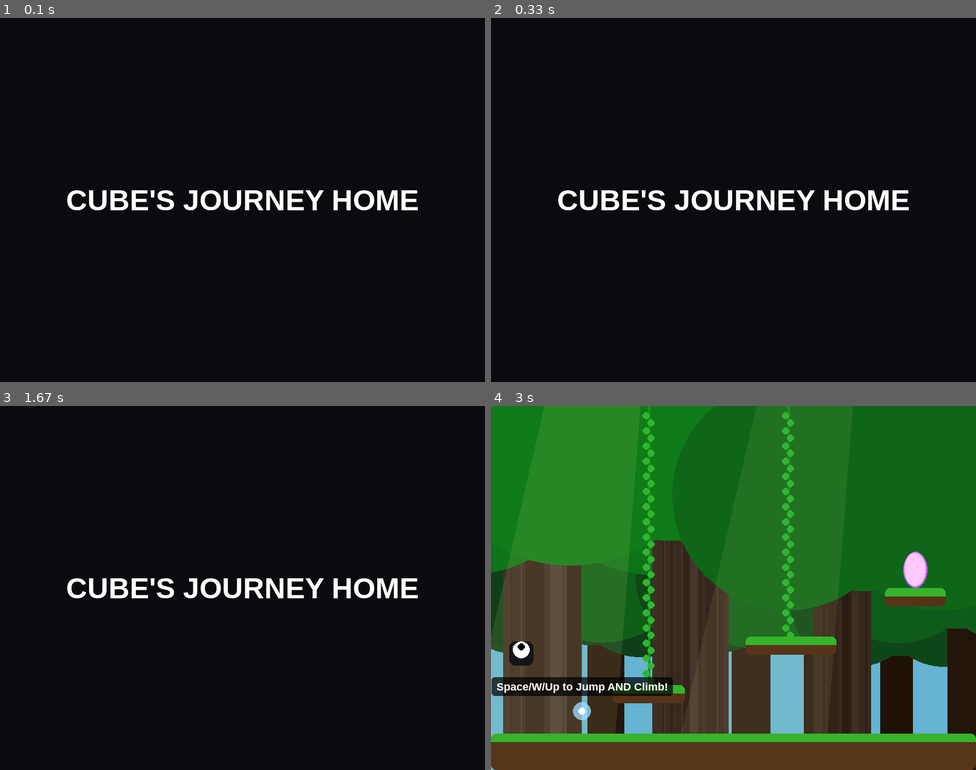
Above: before the commit, frames 1-4 (two rows, left to right).
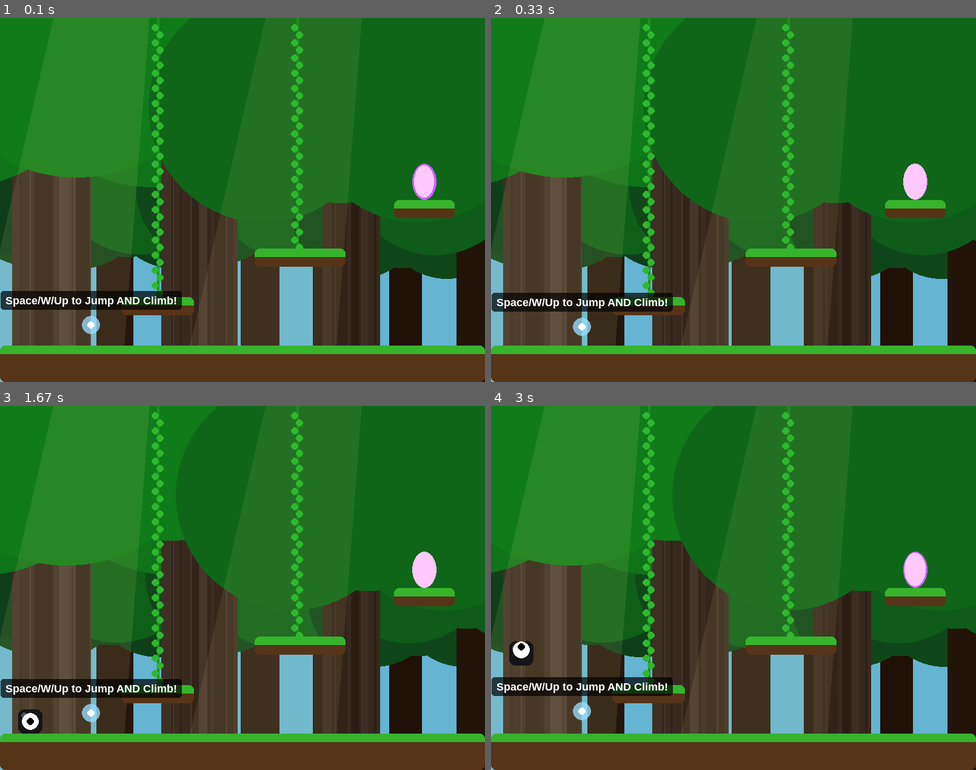
Above: after the commit, the same moments.

Repository: ClassicIdiot12/PYGAME-Vibe-Code
Game: pygame game, started from VIBE Coding.py
Same seed, same stepped clock (60 frames per second), same inputs: the game is played once before the commit and once after it.
Inputs (mouse positions are in pixels of both pictures, inside the frame that each line leads up to):
- Up to frame 1 (0.1 s): no input
- Up to frame 2 (0.33 s): no input
- Up to frame 3 (1.67 s): no input
- Up to frame 4 (3 s): hold R 1.9-2.37 s; hold Up 1.9-2.37 s; click (733, 591) at 2.45 s, where only the run before the commit has a clickable "PLAY"; hold Up from 2.73 s (still down); move the mouse to (801, 617) at 2.77 s

The runs differ from the first frame. In frame 1, 97% of the frame differs, in the area x 0-100%, y 0-100%; in frame 2, 97%; in frame 3, 97%; in frame 4, nothing differs.

Commit message:
Update VIBE Coding.py
Phase 14 Redo

Diff:
--- a/VIBE Coding.py
+++ b/VIBE Coding.py
@@ -15,39 +15,11 @@
 
 vec = pygame.math.Vector2
 font = pygame.font.SysFont('Arial', 18, bold=True)
-title_font = pygame.font.SysFont('Arial', 48, bold=True)
-btn_font = pygame.font.SysFont('Arial', 24, bold=True)
+title_font = pygame.font.SysFont('Arial', 48, bold=True) # New font for the victory screen
 
 env_colors = {
     "sky": (100, 180, 210), "dirt": (86, 52, 24), "grass": (54, 180, 44)
 }
-
-# --- UI Classes ---
-class Button:
-    def __init__(self, x, y, w, h, text):
-        self.rect = pygame.Rect(x, y, w, h)
-        self.text = text
-        self.color = (60, 60, 70)
-        self.hover_color = (100, 150, 255) # Glows blue when hovered
-
-    def draw(self, surface):
-        mouse_pos = pygame.mouse.get_pos()
-        is_hovered = self.rect.collidepoint(mouse_pos)
-        current_color = self.hover_color if is_hovered else self.color
-
-        pygame.draw.rect(surface, current_color, self.rect, border_radius=8)
-        # Inner dark bezel
-        pygame.draw.rect(surface, (30, 30, 35), self.rect.inflate(-6, -6), border_radius=6)
-
-        text_surf = btn_font.render(self.text, True, current_color if is_hovered else (200, 200, 200))
-        text_rect = text_surf.get_rect(center=self.rect.center)
-        surface.blit(text_surf, text_rect)
-
-    def is_clicked(self, event):
-        if event.type == pygame.MOUSEBUTTONDOWN and event.button == 1:
-            if self.rect.collidepoint(event.pos):
-                return True
-        return False
 
 # --- Visual Effects Classes ---
 class Particle:
@@ -408,7 +380,6 @@
 
         if self.is_climbing: self.acc.y = 0
 
-        # X-AXIS
         if keys[pygame.K_LEFT] or keys[pygame.K_a]: self.acc.x, input_dir.x = -self.ACCEL, -1
         if keys[pygame.K_RIGHT] or keys[pygame.K_d]: self.acc.x, input_dir.x = self.ACCEL, 1
 
@@ -425,7 +396,6 @@
         if self.pos.x < self.width / 2: self.pos.x, self.vel.x = self.width / 2, self.vel.x * -0.5
         elif self.pos.x > WIDTH - self.width / 2: self.pos.x, self.vel.x = WIDTH - self.width / 2, self.vel.x * -0.5
 
-        # Y-AXIS
         if keys[pygame.K_UP] or keys[pygame.K_w]: input_dir.y = -1
         if keys[pygame.K_DOWN] or keys[pygame.K_s]: input_dir.y = 1
 
@@ -441,7 +411,7 @@
         for hit in pygame.sprite.spritecollide(self, trampolines, False):
             if self.vel.y > 0 and self.rect.bottom <= hit.rect.centery + 15:
                 self.rect.bottom = hit.rect.top
-                self.vel.y = self.JUMP_POWER * 1.6
+                self.vel.y = self.JUMP_POWER * 2.0
                 self.is_climbing = False
             self.pos.y = self.rect.bottom
 
@@ -491,6 +461,7 @@
 player = Player()
 platforms, vines, hazards, trampolines, cannons, projectiles, npcs, portals, scenery = [pygame.sprite.Group() for _ in range(9)]
 boss_entity = None
+game_state = 'playing'
 
 def load_level(level_num):
     global boss_entity
@@ -549,12 +520,47 @@
         boss_entity = SpiderBoss(WIDTH//2, 20)
         player.spawn_point = vec(WIDTH//2, HEIGHT - 100)
 
+    elif level_num == 7:
+        env_colors.update({"sky": (150, 200, 250), "dirt": (200, 200, 220), "grass": (220, 220, 250)})
+        platforms.add(Platform(0, HEIGHT - 60, 100, 60), Platform(WIDTH - 100, HEIGHT - 60, 100, 60))
+        platforms.add(Platform(200, 450, 60, 30), Platform(400, 350, 60, 30), Platform(600, 250, 60, 30))
+        trampolines.add(Trampoline(300, HEIGHT - 60, 60, 30), Trampoline(500, HEIGHT - 60, 60, 30))
+        cannons.add(Cannon(WIDTH - 40, 330, -1, 0), Cannon(WIDTH - 40, 230, -1, 1000))
+        npcs.add(NPC(50, HEIGHT - 110, "You survived! Now ascend the sky ruins!"))
+        portals.add(Portal(WIDTH - 50, HEIGHT - 60))
+        player.spawn_point = vec(50, HEIGHT - 100)
+
+    elif level_num == 8:
+        env_colors.update({"sky": (40, 80, 40), "dirt": (60, 40, 20), "grass": (20, 80, 20)})
+        platforms.add(Platform(0, HEIGHT - 60, 150, 60), Platform(WIDTH - 150, 100, 150, 30))
+        hazards.add(Hazard(150, HEIGHT - 30, WIDTH - 150, 30))
+        vines.add(Vine(200, 150, 400), Vine(350, 50, 350), Vine(500, 200, 350))
+        cannons.add(Cannon(0, 250, 1, 0), Cannon(0, 400, 1, 1000))
+        npcs.add(NPC(100, HEIGHT - 110, "Don't look down. Keep moving!"))
+        portals.add(Portal(WIDTH - 75, 100))
+        player.spawn_point = vec(50, HEIGHT - 100)
+
+    elif level_num == 9:
+        env_colors.update({"sky": (255, 100, 50), "dirt": (50, 20, 20), "grass": (100, 30, 30)})
+        platforms.add(Platform(0, HEIGHT - 60, 100, 60), Platform(WIDTH - 100, 80, 100, 30))
+        platforms.add(Platform(200, 480, 50, 30), Platform(350, 380, 50, 30), Platform(500, 280, 50, 30), Platform(650, 180, 50, 30))
+        trampolines.add(Trampoline(250, HEIGHT - 40, 40, 30), Trampoline(550, HEIGHT - 40, 40, 30))
+        vines.add(Vine(420, 180, 200))
+        hazards.add(Hazard(100, HEIGHT - 30, WIDTH - 100, 30))
+        cannons.add(Cannon(WIDTH - 40, 460, -1, 0), Cannon(0, 360, 1, 500), Cannon(WIDTH - 40, 260, -1, 1000), Cannon(0, 160, 1, 1500))
+        npcs.add(NPC(50, HEIGHT - 110, "The final stretch! You can do this!"))
+        portals.add(Portal(WIDTH - 50, 80))
+        player.spawn_point = vec(50, HEIGHT - 100)
+
     player.pos = vec(player.spawn_point)
 
-# Background Elements Initialization
+current_level = 1
+load_level(current_level)
+
 light_surface = pygame.Surface((WIDTH, HEIGHT), pygame.SRCALPHA)
 pygame.draw.polygon(light_surface, (255, 240, 150, 25), [(100, -50), (250, -50), (200, HEIGHT), (-50, HEIGHT)])
 pygame.draw.polygon(light_surface, (255, 240, 150, 20), [(450, -50), (600, -50), (550, HEIGHT), (300, HEIGHT)])
+
 clouds = [Cloud() for _ in range(3)]
 bg_trees = [Tree(x, HEIGHT - 40, is_bg=True) for x in range(-50, WIDTH + 100, 120)]
 fg_trees = [Tree(x, HEIGHT - 40, is_bg=False) for x in range(80, WIDTH, 250)]
@@ -562,127 +568,25 @@
 stalactites = [Stalactite() for _ in range(10)]
 rock_tumblers = [RockTumbler() for _ in range(15)]
 
-# --- Game State Variables ---
-GAME_STATE = "SPLASH" # SPLASH, MENU, PLAYING
-current_level = 1
-splash_start_time = pygame.time.get_ticks()
-
-# Main Menu Variables
-btn_play = Button(WIDTH//2 - 100, HEIGHT//2 - 20, 200, 50, "PLAY")
-btn_levels = Button(WIDTH//2 - 100, HEIGHT//2 + 50, 200, 50, "LEVEL SELECT")
-btn_settings = Button(WIDTH//2 - 100, HEIGHT//2 + 120, 200, 50, "SETTINGS")
-menu_fade_alpha = 255
-menu_bg_timer = 0
-menu_scene_index = 0
-menu_scenes = [
-    {"sky": (100, 180, 210), "dirt": (86, 52, 24), "grass": (54, 180, 44)},   # Jungle
-    {"sky": (20, 20, 40), "dirt": (40, 30, 30), "grass": (20, 50, 40)},       # Cave Entrance
-    {"sky": (10, 10, 15), "dirt": (70, 70, 75), "grass": (50, 60, 50)}        # Deep Cave
-]
-
 # --- Main Game Loop ---
 running = True
 while running:
-    current_time = pygame.time.get_ticks()
-
-    # 1. EVENT HANDLING
     for event in pygame.event.get():
         if event.type == pygame.QUIT: running = False
-
-        if GAME_STATE == "PLAYING":
-            if event.type == pygame.KEYDOWN:
+        if event.type == pygame.KEYDOWN:
+            if game_state == 'playing':
                 if event.key in (pygame.K_SPACE, pygame.K_UP, pygame.K_w): player.jump(platforms, vines)
-
-        elif GAME_STATE == "MENU":
-            if btn_play.is_clicked(event):
-                GAME_STATE = "PLAYING"
-                load_level(1)
-            # Level Select and Settings buttons act as placeholders for now!
-
-    # 2. STATE LOGIC & DRAWING
-    if GAME_STATE == "SPLASH":
-        screen.fill((10, 10, 15)) # Dark background
-        title_surf = title_font.render("CUBE'S JOURNEY HOME", True, (255, 255, 255))
-        title_rect = title_surf.get_rect(center=(WIDTH//2, HEIGHT//2))
-        screen.blit(title_surf, title_rect)
-
-        # After 2 seconds, switch to menu!
-        if current_time - splash_start_time > 2000:
-            GAME_STATE = "MENU"
-            menu_bg_timer = current_time
-
-    elif GAME_STATE == "MENU":
-        # Cycle background environments every 2 seconds
-        if current_time - menu_bg_timer > 2000:
-            menu_bg_timer = current_time
-            menu_scene_index = (menu_scene_index + 1) % len(menu_scenes)
-            env_colors.update(menu_scenes[menu_scene_index])
-
-        # Draw Menu Background
-        screen.fill(env_colors["sky"])
-
-        # Draw dynamic background based on the scene index
-        if menu_scene_index == 0: # Jungle
-            for cloud in clouds: cloud.update(); cloud.draw(screen)
-            for tree in bg_trees: tree.draw(screen)
-            for tree in fg_trees: tree.draw(screen)
-            screen.blit(light_surface, (0, 0))
-        elif menu_scene_index == 1: # Cave Entrance
-            # Simplified static entrance
-            pygame.draw.rect(screen, (10, 10, 15), (WIDTH//4, 0, WIDTH//2, HEIGHT))
-        else: # Deep Cave
-            for bat in bats: bat.update(); bat.draw(screen)
-            for stalactite in stalactites: stalactite.update(); stalactite.draw(screen)
-            dim_light = pygame.Surface((WIDTH, HEIGHT), pygame.SRCALPHA)
-            dim_light.fill((50, 30, 10, 50))
-            screen.blit(dim_light, (0,0))
-
-        # Draw a simple floor
-        pygame.draw.rect(screen, env_colors["dirt"], (0, HEIGHT - 40, WIDTH, 40))
-        pygame.draw.rect(screen, env_colors["grass"], (0, HEIGHT - 40, WIDTH, 10))
-
-        # Draw interactive Cube at the bottom center
-        player.rect.center = (WIDTH // 2, HEIGHT - 60)
-
-        # Cube Eye tracks the mouse!
-        mouse_x, mouse_y = pygame.mouse.get_pos()
-        dx, dy = mouse_x - player.rect.centerx, mouse_y - player.rect.centery
-        dist = math.hypot(dx, dy)
-        if dist > 0:
-            player.look_dir = vec(dx/dist, dy/dist)
-
-        player.draw(screen)
-
-        # Draw UI
-        # Translucent overlay to make text readable
-        overlay = pygame.Surface((WIDTH, HEIGHT), pygame.SRCALPHA)
-        overlay.fill((0, 0, 0, 100))
-        screen.blit(overlay, (0, 0))
-
-        # Title
-        title_surf = title_font.render("CUBE'S JOURNEY HOME", True, (255, 255, 255))
-        title_rect = title_surf.get_rect(center=(WIDTH//2, HEIGHT//4))
-        screen.blit(title_surf, title_rect)
-
-        # Buttons
-        btn_play.draw(screen)
-        btn_levels.draw(screen)
-        btn_settings.draw(screen)
-
-        # Smooth Fade-In Effect when entering menu
-        if menu_fade_alpha > 0:
-            fade_surf = pygame.Surface((WIDTH, HEIGHT))
-            fade_surf.fill((10, 10, 15))
-            fade_surf.set_alpha(menu_fade_alpha)
-            screen.blit(fade_surf, (0, 0))
-            menu_fade_alpha = max(0, menu_fade_alpha - 5)
-
-    elif GAME_STATE == "PLAYING":
+            elif game_state == 'victory':
+                if event.key == pygame.K_r:  # Press R to restart
+                    current_level = 1
+                    game_state = 'playing'
+                    load_level(current_level)
+
+    if game_state == 'playing':
         if pygame.sprite.spritecollide(player, portals, False) and player.state == 'alive':
             current_level += 1
-            if current_level > 6:
-                GAME_STATE = "MENU" # Win the game, go to menu!
-                menu_fade_alpha = 255 # Reset fade for transition
+            if current_level > 9:
+                game_state = 'victory'
             else:
                 load_level(current_level)
 
@@ -696,25 +600,19 @@
         if boss_entity: boss_entity.update(hazards)
         for npc in npcs: npc.update()
 
-        # Update visuals
-        if current_level < 5:
-            for cloud in clouds: cloud.update()
-        else:
-            for bat in bats: bat.update()
-            for stalactite in stalactites: stalactite.update()
-            for rt in rock_tumblers: rt.update()
-
+    # --- DRAWING ---
+    if game_state == 'playing':
         screen.fill(env_colors["sky"])
 
-        if current_level < 5:
-            for cloud in clouds: cloud.draw(screen)
+        if current_level < 5 or current_level > 6:
+            for cloud in clouds: cloud.update(); cloud.draw(screen)
             for tree in bg_trees: tree.draw(screen)
             for tree in fg_trees: tree.draw(screen)
             screen.blit(light_surface, (0, 0))
-        else:
-            for bat in bats: bat.draw(screen)
-            for stalactite in stalactites: stalactite.draw(screen)
-            for rt in rock_tumblers: rt.draw(screen)
+        elif current_level in [5, 6]:
+            for bat in bats: bat.update(); bat.draw(screen)
+            for stalactite in stalactites: stalactite.update(); stalactite.draw(screen)
+            for rt in rock_tumblers: rt.update(); rt.draw(screen)
             dim_light = pygame.Surface((WIDTH, HEIGHT), pygame.SRCALPHA)
             dim_light.fill((50, 30, 10, 50))
             screen.blit(dim_light, (0,0))
@@ -738,8 +636,23 @@
 
         player.draw(screen)
 
+    elif game_state == 'victory':
+        # Draw the victory screen
+        screen.fill((255, 215, 0)) # Golden celebration background
+
+        # Render Texts
+        title_text = title_font.render("VICTORY!", True, (255, 255, 255))
+        subtitle_text = font.render("Cube has finally returned home!", True, (0, 0, 0))
+        restart_text = font.render("Press 'R' to play again", True, (50, 50, 50))
+
+        # Draw Texts
+        screen.blit(title_text, title_text.get_rect(center=(WIDTH//2, HEIGHT//2 - 50)))
+        screen.blit(subtitle_text, subtitle_text.get_rect(center=(WIDTH//2, HEIGHT//2 + 10)))
+        screen.blit(restart_text, restart_text.get_rect(center=(WIDTH//2, HEIGHT//2 + 50)))
+
     pygame.display.flip()
     clock.tick(FPS)
 
 pygame.quit()
+
 sys.exit()
